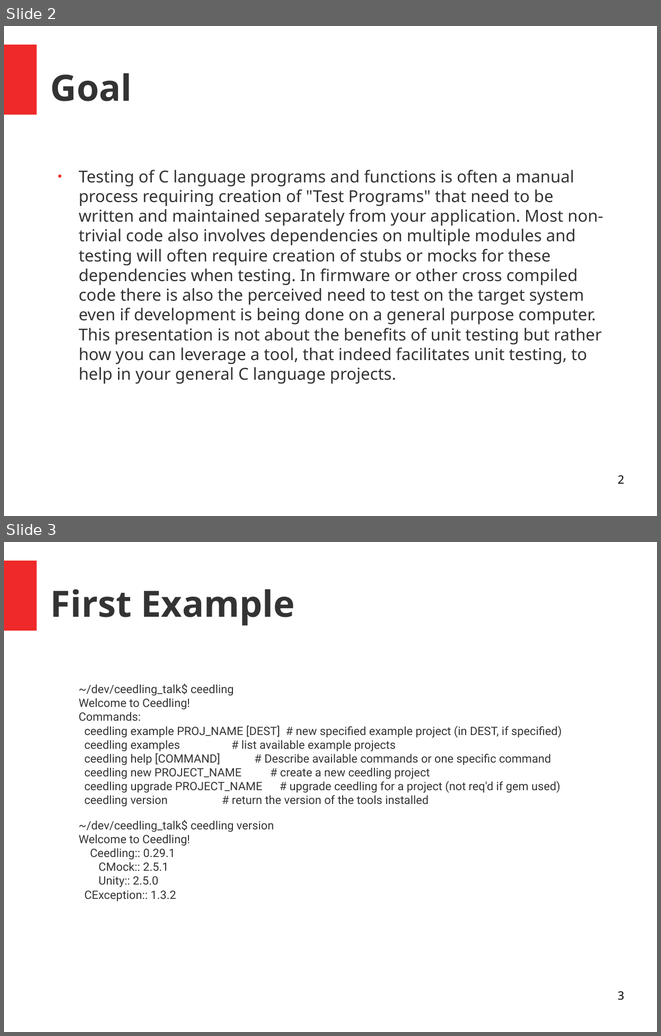
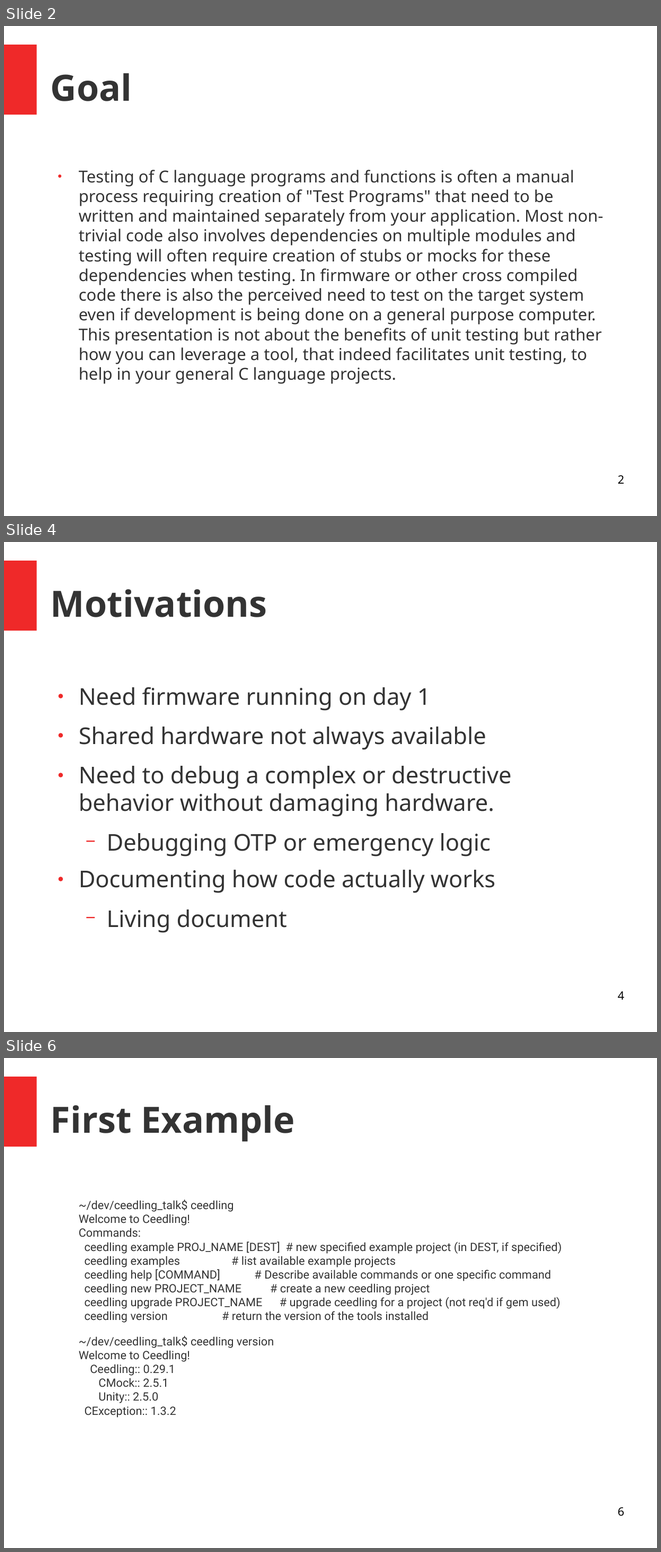
Before and after one commit to bd2357/ceedling_talk, a slide deck: ceedling_talk.odp. Shown one above the other, each under a label of ours: slides 2 and 3 before the commit, slides 2, 4 and 6 after it; the slides between them are not shown. The pictures are 661x1036 and 661x1552 pixels, drawn with LibreOffice and Linux fonts; fonts in the diff are those of the drawing. Boxes give left, top, right and bottom in pixels: in the first picture for what was removed or moved away, otherwise in the second. Text is boxed around its words. In the diff, an @@ line names an element or a change of style, - is before the commit and + after.

```diff
--- a/ceedling_talk.odp
+++ b/ceedling_talk.odp
@@ slide 4 added at (4, 542, 657, 1032), background #FFFFFF; not listed: 1 template element that a slide beside it also shows @@
@@ title added at (51, 589, 267, 617), 44 pt, text #333333, bold @@
+Motivations
@@ text added at (79, 687, 512, 933), 28 pt, text #333333 @@
+● Need firmware running on day 1
+● Shared hardware not always available
+● Need to debug a complex or destructive behavior without damaging hardware.
+  − Debugging OTP or emergency logic
+● Documenting how code actually works
+  − Living document
@@ page number added at (618, 991, 624, 999), 14 pt, text #000000 @@
+4
@@ what was slide 3 is now slide 6 @@
@@ page number at (618, 1507, 624, 1516): text changed @@
-3
+6
```
Also in this commit, not shown: 1 slide changed, 4 other slides added, 3 other files.
